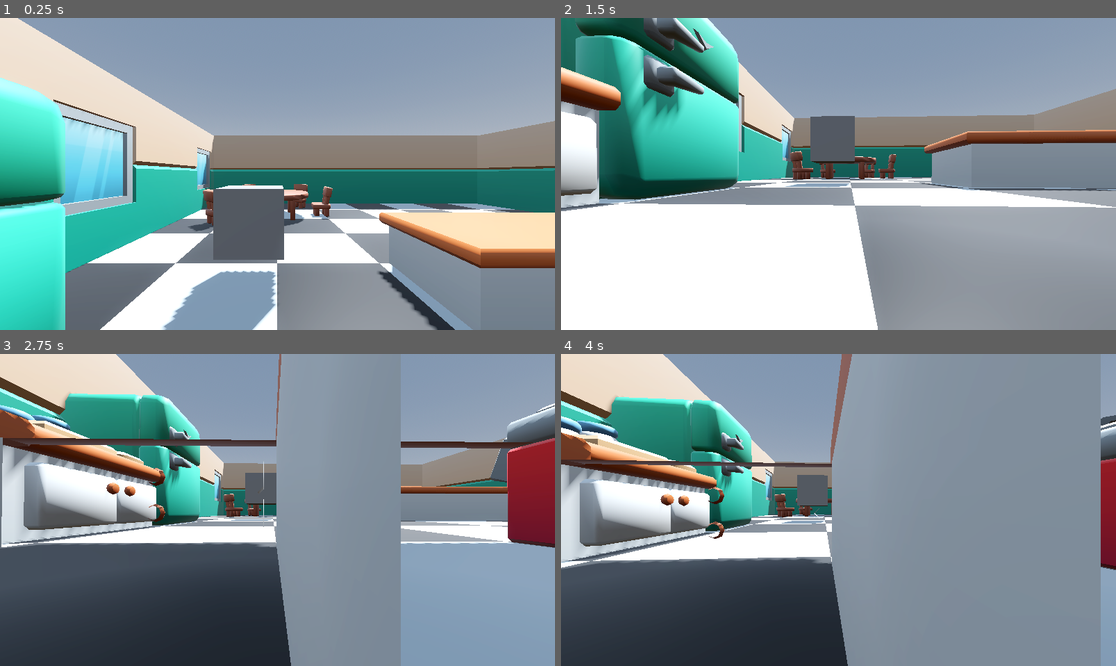
Above: before the commit, frames 1-4 (two rows, left to right).
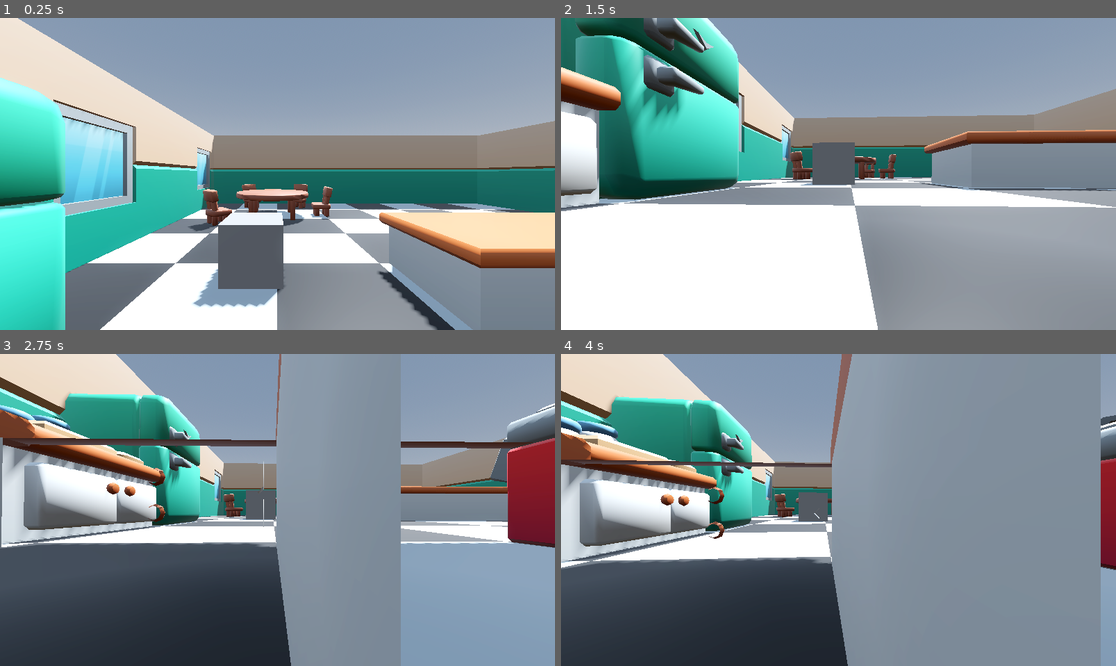
Above: after the commit, the same moments.

Repository: LaurynasP/ldjam-56
Game: Godot game, scene res://scenes/test_v.tscn
Two runs of this game, one before a commit and one after it. Both use one fixed random seed, a clock stepped at 60 frames per second and the inputs below. The project has no main scene, so this scene is started directly.
Inputs (mouse positions are in pixels of both pictures, inside the frame that each line leads up to):
- Up to frame 1 (0.25 s): no input
- Up to frame 2 (1.5 s): tap Enter (ui_accept) at 0.5, 0.77 s; move the mouse to (866, 174) at 0.52 s; hold S (move_forwards) from 0.53 s (still down); tap E (interact, bound only after the commit) at 0.6 s; move the mouse to (810, 174) at 1.27 s; tap Shift (sprint) at 1.35 s
- Up to frame 3 (2.75 s): keep holding S (move_forwards); tap Enter (ui_accept) at 1.52 s; tap E (interact, bound only after the commit) at 1.55, 2.1 s; move the mouse to (288, 503) at 2.02 s
- Up to frame 4 (4 s): keep holding S (move_forwards); move the mouse to (832, 516) at 2.77 s; tap E (interact, bound only after the commit) at 2.85, 3.8 s; tap Enter (ui_accept) at 3.02, 3.77 s; move the mouse to (877, 513) at 3.52 s; hold Shift (sprint) from 3.53 s (still down)

The runs differ from the first frame. In frame 1, 4.3% of the frame differs, in the area x 29-52%, y 53-100%; in frame 2, 1.3%; in frame 3, 0.6%; in frame 4, 0.6%.

Commit message:
Interaction UI

Diff:
--- /dev/null
+++ b/features/object_interacting/ui/object_hover_ui.tscn
@@ -0,0 +1,23 @@
+[gd_scene load_steps=2 format=3 uid="uid://djly5gwe533ce"]
+
+[ext_resource type="Script" path="res://features/object_interacting/ui/object_hover_ui_controller.gd" id="1_33u8t"]
+
+[node name="object_hover_ui" type="CenterContainer"]
+anchors_preset = 15
+anchor_right = 1.0
+anchor_bottom = 1.0
+grow_horizontal = 2
+grow_vertical = 2
+size_flags_horizontal = 3
+size_flags_vertical = 3
+script = ExtResource("1_33u8t")
+metadata/_edit_use_anchors_ = true
+
+[node name="container" type="MarginContainer" parent="."]
+layout_mode = 2
+size_flags_horizontal = 3
+size_flags_vertical = 3
+theme_override_constants/margin_bottom = 200
+
+[node name="hoverable_name" type="Label" parent="container"]
+layout_mode = 2
--- /dev/null
+++ b/features/object_interacting/ui/object_hover_ui_controller.gd
@@ -0,0 +1,14 @@
+extends Node
+
+@onready var label: Label = $container/hoverable_name
+
+# Called when the node enters the scene tree for the first time.
+func _ready():
+	GameManager.on_interactable_hovered.connect(on_hovered)
+	pass # Replace with function body.
+
+func on_hovered(interactable: InteractableObject):
+	if interactable:
+		label.text = interactable.interactable_name
+	else:
+		label.text = ""
--- a/managers/game_manager.gd
+++ b/managers/game_manager.gd
@@ -10,6 +10,10 @@
 
 signal on_interactable_hovered(object: InteractableObject)
 
+func interact():
+	if hovered_interactable:
+		pass #TODO
+
 func set_hovered_interactable(object: InteractableObject):
 	hovered_interactable = object
 
--- a/managers/input_manager.gd
+++ b/managers/input_manager.gd
@@ -7,6 +7,9 @@
 	if Input.is_action_just_pressed("ui_cancel"):
 		GameManager.pause_game_toggle()
 
+	if Input.is_action_just_pressed("interact"):
+		GameManager.interact()
+
 func on_game_pause_toggled(is_game_paused: bool):
 	if GameManager.player:
 		GameManager.player.toggle_input(!is_game_paused)
--- a/project.godot
+++ b/project.godot
@@ -55,3 +55,8 @@
 "events": [Object(InputEventKey,"resource_local_to_scene":false,"resource_name":"","device":-1,"window_id":0,"alt_press …(195 unchanged characters)…
 ]
 }
+interact={
+"deadzone": 0.5,
+"events": [Object(InputEventKey,"resource_local_to_scene":false,"resource_name":"","device":-1,"window_id":0,"alt_pressed":false,"shift_pressed":false,"ctrl_pressed":false,"meta_pressed":false,"pressed":false,"keycode":0,"physical_keycode":69,"key_label":0,"unicode":101,"location":0,"echo":false,"script":null)
+]
+}
--- a/scenes/test_v.tscn
+++ b/scenes/test_v.tscn
@@ -1,5 +1,6 @@
-[gd_scene load_steps=11 format=3 uid="uid://dqfml1busilvy"]
+[gd_scene load_steps=12 format=3 uid="uid://dqfml1busilvy"]
 
+[ext_resource type="PackedScene" uid="uid://djly5gwe533ce" path="res://features/object_interacting/ui/object_hover_ui.tscn" id="1_1d32w"]
 [ext_resource type="PackedScene" uid="uid://y2ao6g0aklo3" path="res://features/house/house.tscn" id="1_rn0et"]
 [ext_resource type="PackedScene" uid="uid://drlw3k4lampnh" path="res://features/player/player.tscn" id="2_k3518"]
 [ext_resource type="Script" path="res://features/object_interacting/interactable_object_controller.gd" id="3_5you7"]
@@ -30,6 +31,8 @@
 
 [node name="test_v" type="Node3D"]
 
+[node name="object_hover_ui" parent="." instance=ExtResource("1_1d32w")]
+
 [node name="WorldEnvironment" type="WorldEnvironment" parent="."]
 environment = SubResource("Environment_6l5c6")
 
@@ -48,12 +51,12 @@
 transform = Transform3D(1, 0, 0, 0, 1, 0, 0, 0, 1, 0, 2.57543, 0)
 
 [node name="test_interactable" type="Node3D" parent="."]
-transform = Transform3D(1, 0, 0, 0, 1, 0, 0, 0, 1, -0.30906, 1.09076, -2.67031)
+transform = Transform3D(1, 0, 0, 0, 1, 0, 0, 0, 1, -0.30906, 0.533986, -3.12677)
 script = ExtResource("3_5you7")
 interactable_name = "kebybis"
 
 [node name="MeshInstance3D" type="MeshInstance3D" parent="test_interactable"]
-transform = Transform3D(1, 0, 0, 0, 1, 0, 0, 0, 1, -0.0996875, 0.44548, -0.705992)
+transform = Transform3D(1, 0, 0, 0, 1, 0, 0, 0, 1, -0.0996875, 0.44548, -0.467165)
 mesh = SubResource("BoxMesh_pdnjq")
 
 [node name="StaticBody3D" type="StaticBody3D" parent="test_interactable/MeshInstance3D"]
